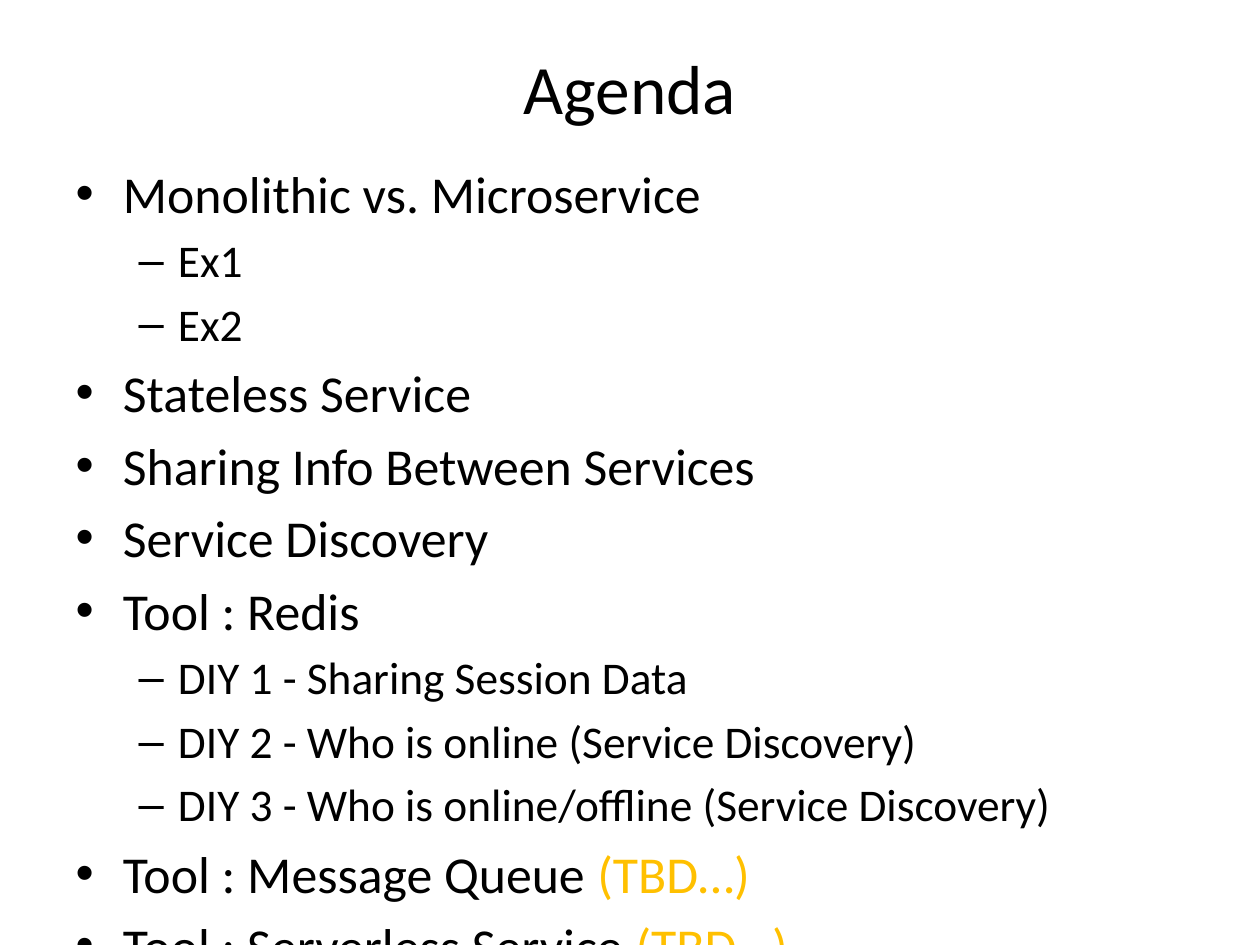
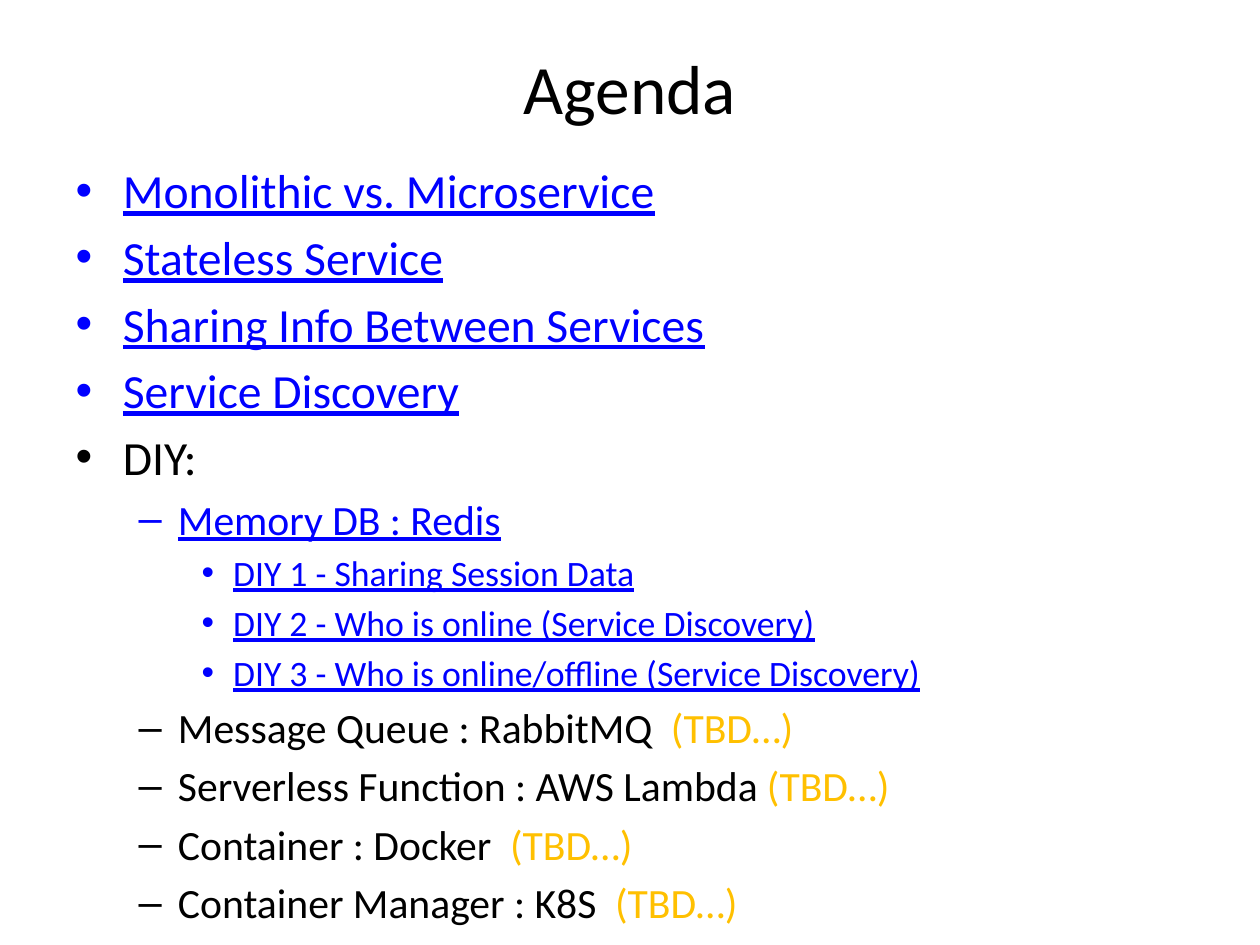
Before and after one commit to jimliu7434/microservice-sample, a slide deck: slide 2 of Microservice.pptx. Drawn at 1260x945 pixels with LibreOffice and Linux fonts; fonts in the diff are those of the drawing. Boxes give left, top, right and bottom in pixels: in the first picture for what was removed or moved away, otherwise in the second. Text is boxed around its words. In the diff, an @@ line names an element or a change of style, - is before the commit and + after.

```diff
--- a/Microservice.pptx
+++ b/Microservice.pptx
@@ text at (123, 175, 920, 692): size 29.6 to 27.2 pt in "Monolithic vs. Microservice", "Stateless Service", "Sharing Info Between Services", "Service Discovery"; text colour #000000 to #0000FF, underline on in "Monolithic vs. Microservice", "Stateless Service", "Sharing Info Between Services", "Service Discovery" and 3 more places; size 25.9 to 20.4 pt in "DIY 1 - Sharing Session Data", "DIY 2 - Who is online (Service ...", "DIY 3 - Who is online/offline (Service ..."; bullet – to •; list level 2 to 3 in "DIY 1 - Sharing Session ..."; list level 2 to 3 in "DIY 2 - Who is ..."; list level 2 to 3 in "DIY 3 - Who is ..." @@
@@ text at (178, 247, 243, 341): paragraphs removed @@
-  – Ex1
-  – Ex2
@@ text at (123, 444, 500, 542): text changed; size 29.6 to 23.8 pt; text colour #000000 to #0000FF @@
-• Tool : Redis
+• DIY:
+  – Memory DB : Redis
@@ text at (178, 712, 889, 866): text changed; size 29.6 to 23.8 pt @@
-• Tool : Message Queue (TBD…)
-• Tool : Serverless Service (TBD…)
+  – Message Queue : RabbitMQ (TBD…)
+  – Serverless Function : AWS Lambda (TBD…)
+  – Container : Docker (TBD…)
+  – Container Manager : K8S (TBD…)
+• Reference
```
Also in this commit, not shown: 8 other slides changed, 3 slides added.
